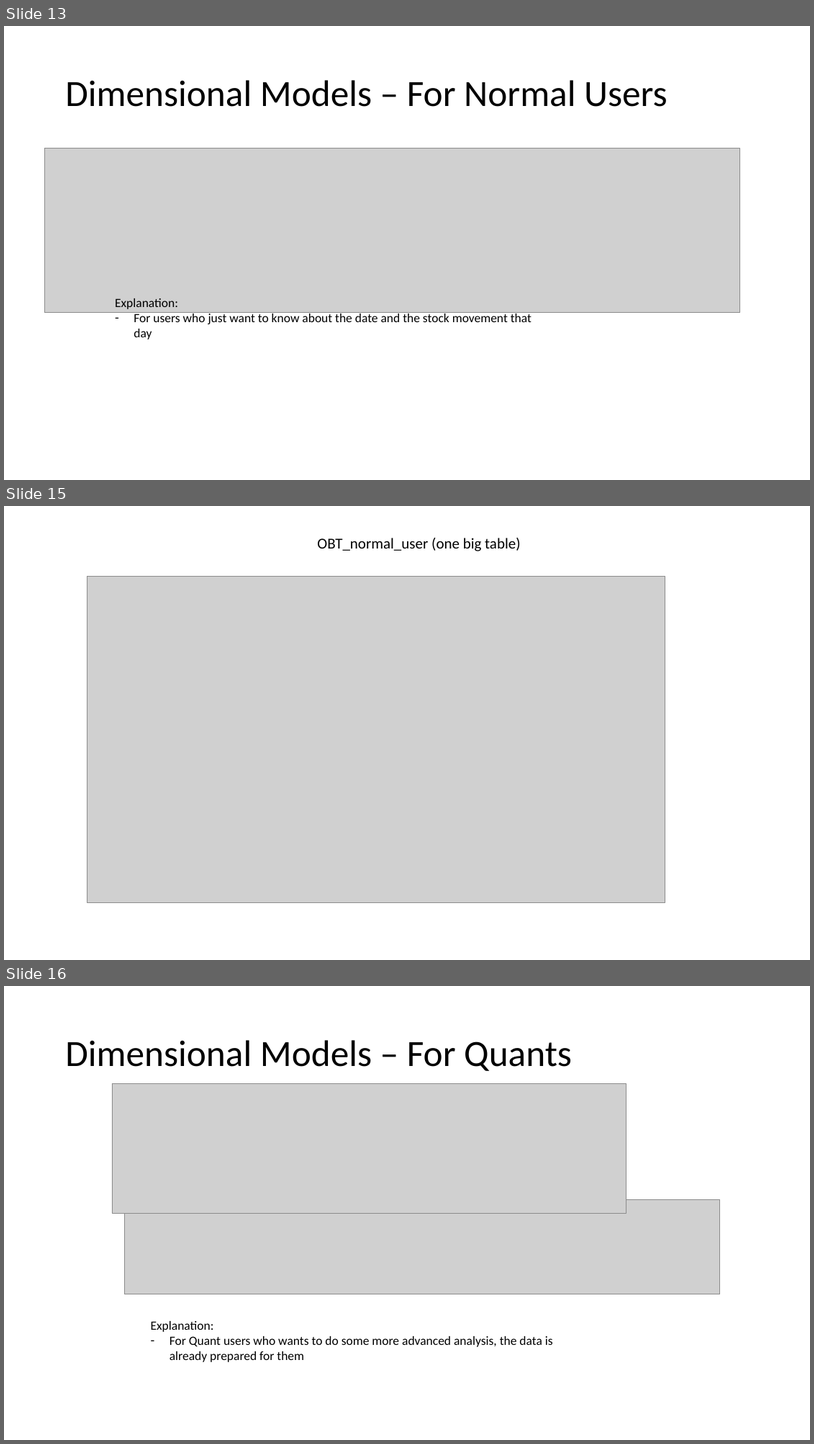
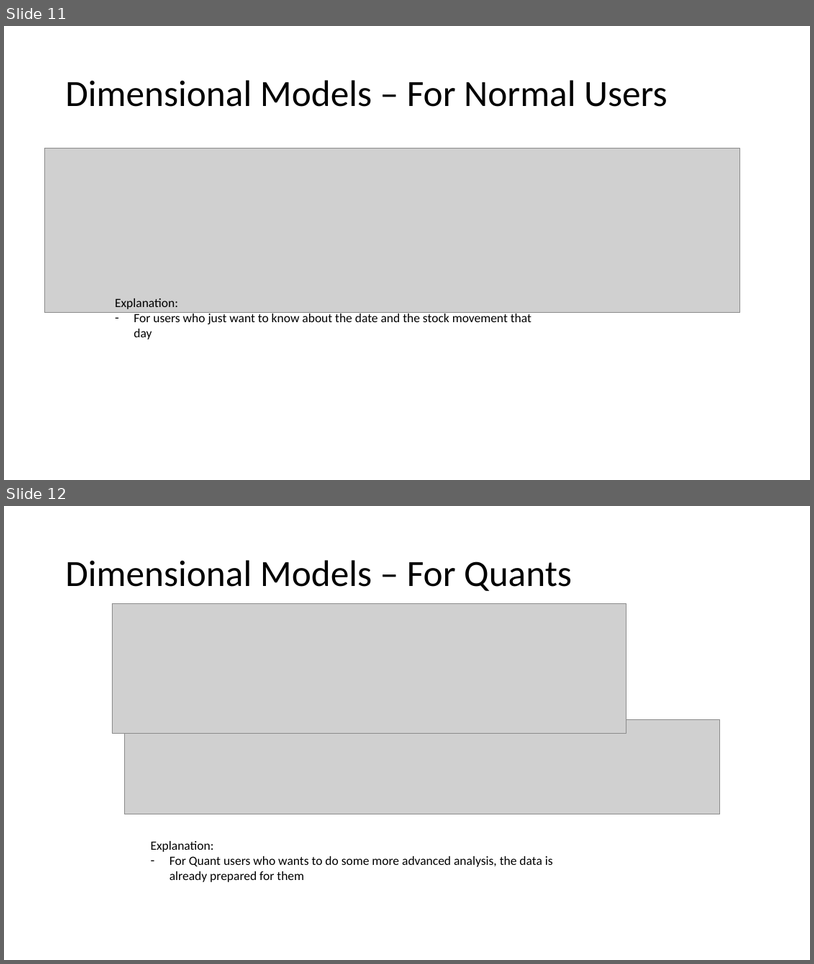
Before and after one commit to Quarky123/dataengineeringcamp-capstone, a slide deck: capstone presentation.pptx. Shown one above the other, each under a label of ours: slides 13, 15 and 16 before the commit, slides 11 and 12 after it; the slides between them are not shown. The pictures are 814x1444 and 814x964 pixels, drawn with LibreOffice and Linux fonts; fonts in the diff are those of the drawing; grey boxes stand for pictures. Boxes give left, top, right and bottom in pixels: in the first picture for what was removed or moved away, otherwise in the second. Text is boxed around its words. In the diff, an @@ line names an element or a change of style, - is before the commit and + after.

```diff
--- a/capstone presentation.pptx
+++ b/capstone presentation.pptx
@@ slide 15 removed at (4, 506, 810, 960), background #FFFFFF @@
@@ text removed at (317, 538, 520, 551) @@
-OBT_normal_user (one big table)
@@ picture removed at (88, 576, 665, 902) @@
@@ what was slide 13 is now slide 11 @@
@@ what was slide 16 is now slide 12 @@
```
Also in this commit, not shown: 3 slides changed, 3 other slides removed, 2 other files.
